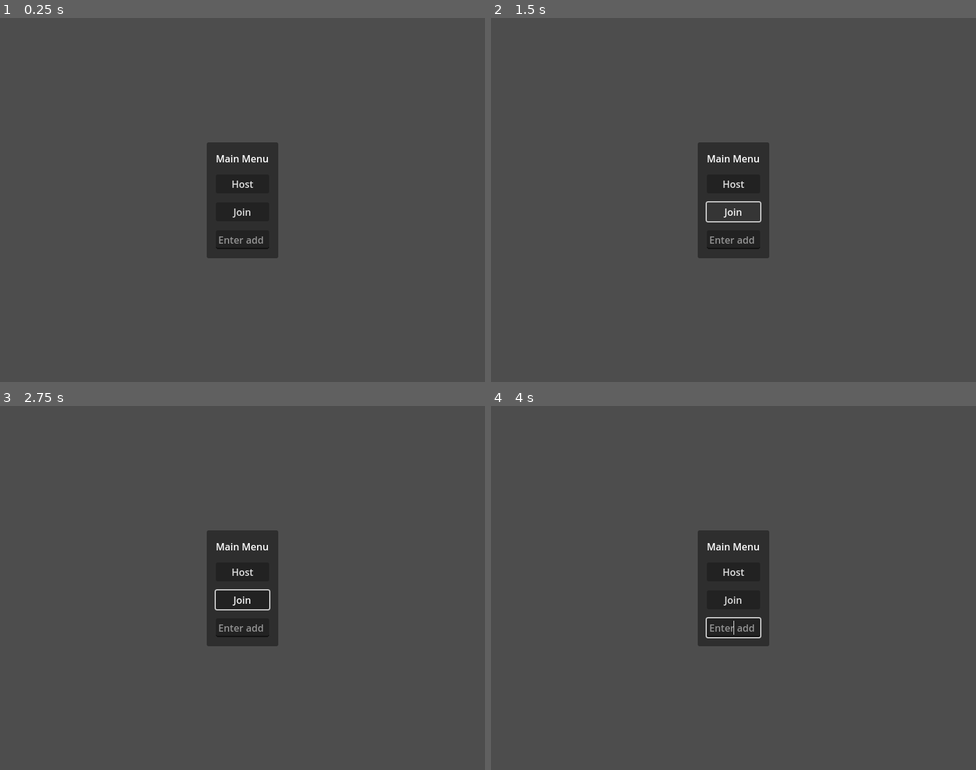
Above: before the commit, frames 1-4 (two rows, left to right).
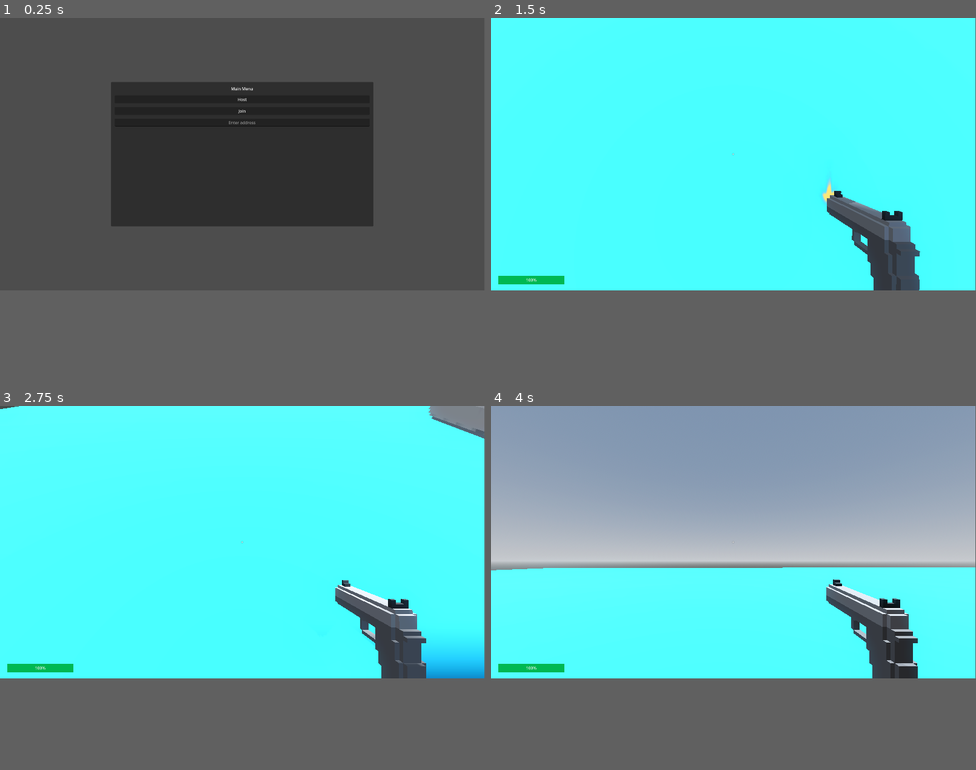
Above: after the commit, the same moments.

Repository: qdanq/Battle-duo
Game: Godot game, scene res://world.tscn
Same seed, same stepped clock (60 frames per second), same inputs: the game is played once before the commit and once after it.
Inputs (mouse positions are in pixels of both pictures, inside the frame that each line leads up to):
- Up to frame 1 (0.25 s): no input
- Up to frame 2 (1.5 s): click "Host" at 0.5 s; click (733, 210) at 1.25 s, where only the run before the commit has a clickable "Join"
- Up to frame 3 (2.75 s): move the mouse to (349, 569) at 2.02 s; hold Right (ui_right) from 2.03 s (still down); click (349, 569) at 2.1 s
- Up to frame 4 (4 s): move the mouse to (636, 606) at 2.77 s; release Right (ui_right) at 2.78 s; hold Down (ui_down) 2.78-3.53 s; click (636, 606) at 2.85 s; move the mouse to (782, 507) at 3.52 s; hold Right (ui_right) from 3.53 s (still down); click (782, 507) at 3.6 s
In our replay, the window is 800x600 before the commit and 799x449 after it. These sizes can differ from the game's own. Grey fills any space a smaller window leaves; there, only what the larger window draws over its background counts as a difference.

The runs differ from the first frame. In frame 1, 19% of the frame differs, in the area x 22-77%, y 17-66%; in frame 2, 74%, in the area x 0-100%, y 0-75%; in frame 3, 73%; in frame 4, 73%.
Error before the commit: Invalid access to property or key 'peer_connected_to_server' on a base object of type 'SceneMultiplayer'. (res://world.gd:18)

Commit message:
Back to older commit 2.0

Diff:
--- a/project.godot
+++ b/project.godot
@@ -21,8 +21,8 @@
 
 [display]
 
-window/size/viewport_width=800
-window/size/viewport_height=600
+window/size/viewport_width=1920
+window/size/viewport_height=1080
 
 [input]
 
--- a/world.gd
+++ b/world.gd
@@ -9,112 +9,55 @@
 const Player = preload("res://player.tscn")
 
 const PORT = 6006
-var peer
+var enet_peer = ENetMultiplayerPeer.new() # For future loby declare clear var and enet move to hostbutton
 
 
-func _ready():
-	multiplayer.peer_connected.connect(peer_connected)
-	multiplayer.peer_disconnected.connect(peer_disconnected)
-	multiplayer.peer_connected_to_server.connect(connected_to_server)
-	multiplayer.connection_failed.connect(connection_failed)
+func _unhandled_input(event):
+	if Input.is_action_just_pressed("quit"):
+		get_tree().quit()
 
-# called on server and clients
-func peer_connected(id):
-	print("Player connected " + id)
+func _on_host_button_pressed():
+	main_menu.hide()
+	hud.show()
 
-# called on server and clients
-func peer_disconnected(id):
-	print("Player disconnected" + id)
+	enet_peer.create_server(PORT)
+	multiplayer.multiplayer_peer = enet_peer
+	multiplayer.peer_connected.connect(add_player)
+	multiplayer.peer_disconnected.connect(remove_player)
 
-# called only from clients
-func connected_to_server():
-	print("Connected to server!")
+	add_player(multiplayer.get_unique_id())
 
-# called only from clients
-func connection_failed():
-	print("Connection failed!")
+	#enet_peer.get_host().compress(ENetConnection.COMPRESS_RANGE_CODER)
 
-func _on_host_button_button_down():
-	peer = ENetMultiplayerPeer.new()
-	var error = peer.create_server(PORT, 4) 	# 4 is max_clients, change this var for players_max
-	if error != OK:
-		print("Cant host: " + error)
-		return
+	#multiplayer.set_multiplayer_peer(enet_peer)
 
-	peer.get_host().compress(ENetConnection.COMPRESS_RANGE_CODER)
+func _on_join_button_pressed():
+	main_menu.hide()
+	hud.show()
+
+	enet_peer.create_client(address_entry.text, PORT)
+	multiplayer.multiplayer_peer = enet_peer
+	#enet_peer.get_host().compress(ENetConnection.COMPRESS_RANGE_CODER)
+	#multiplayer.set_multiplayer_peer(enet_peer)
+
+func add_player(peer_id):
+	var player = Player.instantiate()
+	player.position = Vector3(-255.6, 148.15, -25.796)
+	player.name = str(peer_id)
+	add_child(player)
+
+	if player.is_multiplayer_authority():
+		player.health_changed.connect(update_health_bar)
 
 
-func _on_join_button_button_down():
-	pass # Replace with function body.
+func remove_player(peer_id):
+	var player = get_node_or_null(str(peer_id))
+	if player:
+		player.queue_free()
 
+func update_health_bar(health_value):
+	health_bar.value = health_value
 
-func _on_start_game_button_down():
-	pass # Replace with function body.
-
-
-
-
-
-
-
-
-
-
-
-
-
-
-
-
-
-
-
-#func _unhandled_input(event):
-#	if Input.is_action_just_pressed("quit"):
-#		get_tree().quit()
-#
-#func _on_host_button_pressed():
-#	main_menu.hide()
-#	hud.show()
-#
-#	enet_peer.create_server(PORT)
-#	multiplayer.multiplayer_peer = enet_peer
-#	multiplayer.peer_connected.connect(add_player)
-#	multiplayer.peer_disconnected.connect(remove_player)
-#
-#	add_player(multiplayer.get_unique_id())
-#
-#	#enet_peer.get_host().compress(ENetConnection.COMPRESS_RANGE_CODER)
-#
-#	#multiplayer.set_multiplayer_peer(enet_peer)
-#
-#func _on_join_button_pressed():
-#	main_menu.hide()
-#	hud.show()
-#
-#	enet_peer.create_client(address_entry.text, PORT)
-#	multiplayer.multiplayer_peer = enet_peer
-#	#enet_peer.get_host().compress(ENetConnection.COMPRESS_RANGE_CODER)
-#	#multiplayer.set_multiplayer_peer(enet_peer)
-#
-#func add_player(peer_id):
-#	var player = Player.instantiate()
-#	player.position = Vector3(-255.6, 148.15, -25.796)
-#	player.name = str(peer_id)
-#	add_child(player)
-#
-#	if player.is_multiplayer_authority():
-#		player.health_changed.connect(update_health_bar)
-#
-#
-#func remove_player(peer_id):
-#	var player = get_node_or_null(str(peer_id))
-#	if player:
-#		player.queue_free()
-#
-#func update_health_bar(health_value):
-#	health_bar.value = health_value
-#
-#func _on_multiplayer_spawner_spawned(node):
-#	if node.is_multiplayer_authority():
-#		node.health_changed.connect(update_health_bar)
+func _on_multiplayer_spawner_spawned(node):
+	if node.is_multiplayer_authority():
+		node.health_changed.connect(update_health_bar)
